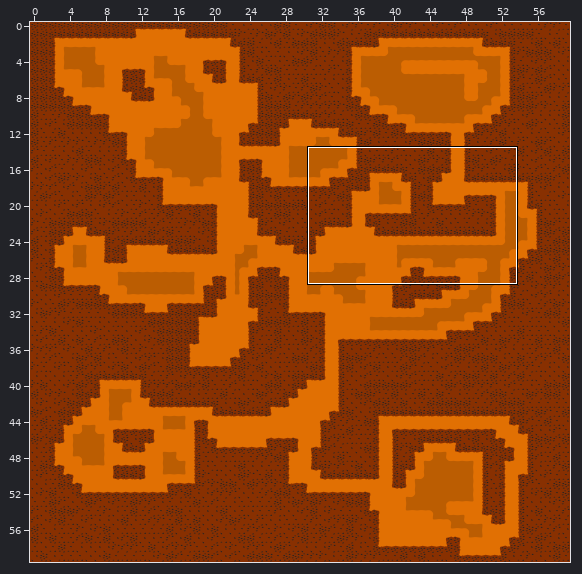
Two versions of a level (Tiled map, art/ground/map.tmx). The first picture is a wide view before the edit; the outline marks the close-up.
Close-up. Old version:
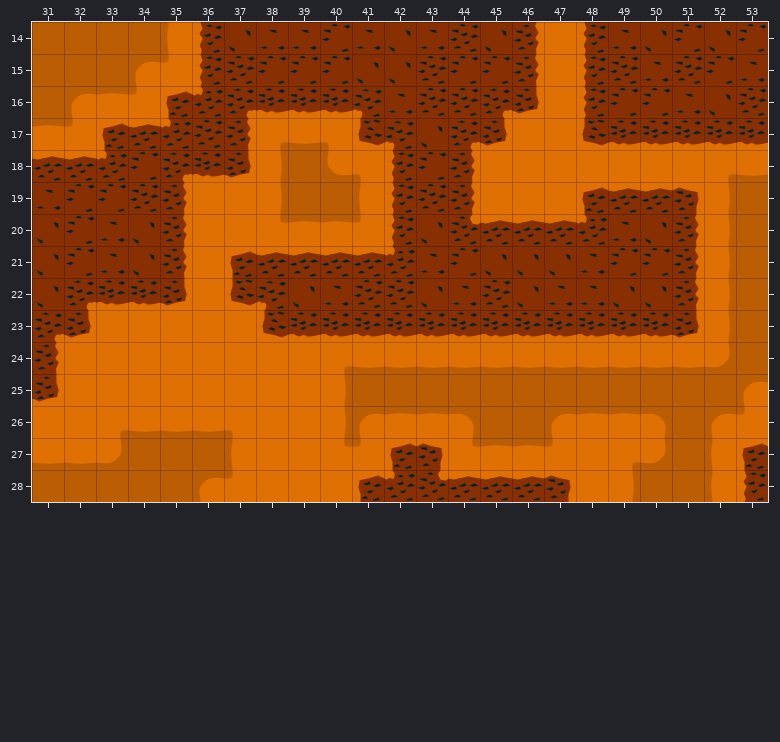
Cells are 64x64 px. Shown: x 31..53, y 14..28.
The same view after the edit:
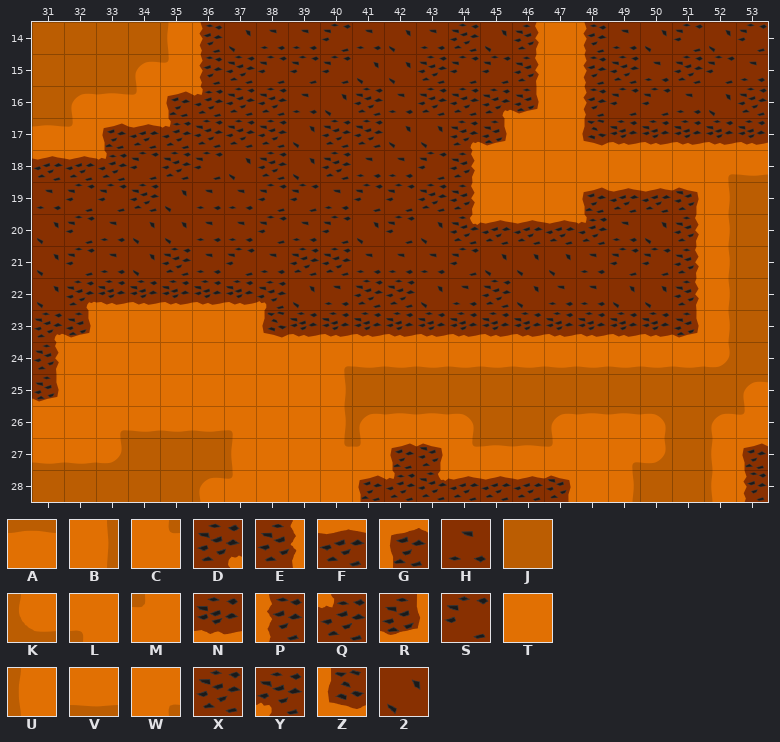
Key: from "test": A 0, B 1, C 3, D 4, E 5, F 6, G 7, H 8, J 15, K 17, L 18, M 19, N 20, P 21, Q 22, R 23, S 24, T 30, U 32, V 33, W 34, X 35, Y 36, Z 39, 2 40.
_ is an empty cell, . an unchanged one.
Diff:
--- layer "world"
@@ x 35..42 @@
-16 ..DNNNY.
-17 ..EWVLZY
-18 DNRBJKLP
-19 ETTBJJUP
-20 ETTCAAMP
-21 ETGFFFFQ
-22 RTZ.....
+16 ..XXH2X.
+17 ..XX2XX2
+18 XS2X2XHH
+19 2HHSSHSS
+20 2HHSHS2S
+21 XHSHXXHH
+22 NNN.....
